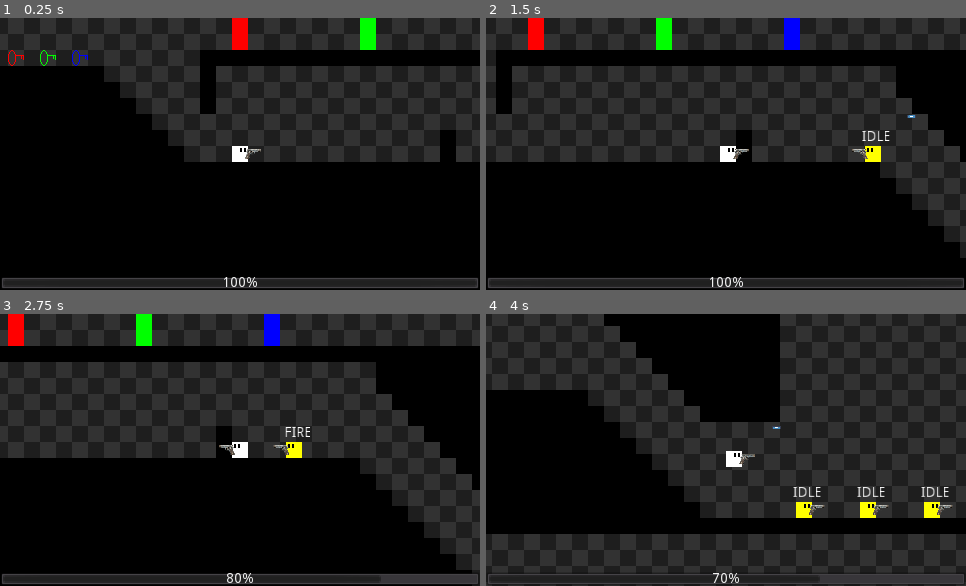
Above: before the commit, frames 1-4 (two rows, left to right).
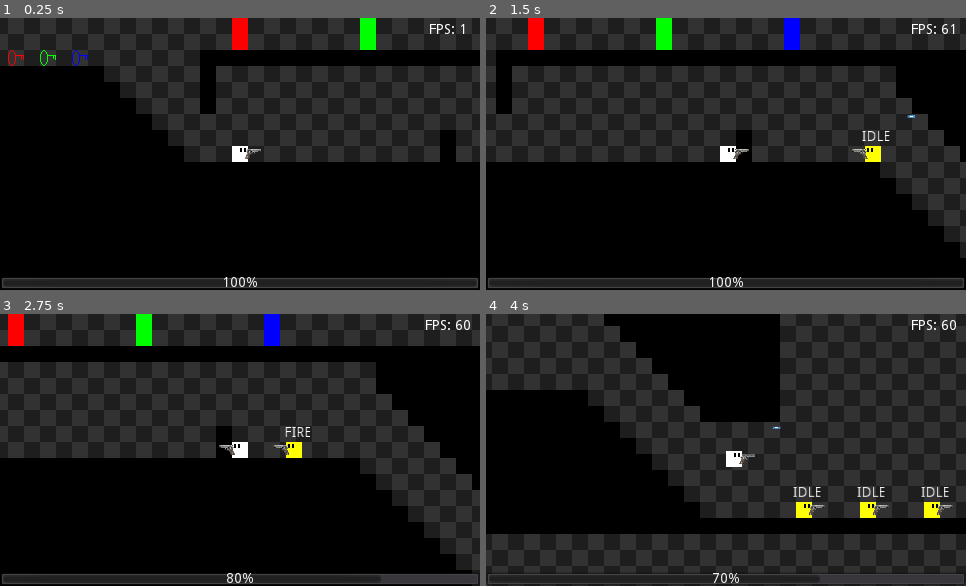
Above: after the commit, the same moments.

Repository: POtOSoftware/Project-Poop-Shit
Game: Godot game, scene res://Levels/dev.tscn
Same seed, same stepped clock (60 frames per second), same inputs: the game is played once before the commit and once after it. The engine's default icon, where the game draws it, is replaced by a stand-in: a white triangle on a blue panel in a dark square.
Inputs:
- Up to frame 1 (0.25 s): no input
- Up to frame 2 (1.5 s): tap Enter at 0.5 s; hold Ctrl (fire) 0.53-1.28 s; hold Right (move_right) from 0.53 s (still down); tap Up (jump) at 0.77 s; tap Ctrl (fire) at 1.35 s
- Up to frame 3 (2.75 s): tap Up (jump) at 1.52 s; release Right (move_right) at 2.03 s; hold Left (move_left) from 2.03 s (still down); hold Ctrl (fire) from 2.03 s (still down)
- Up to frame 4 (4 s): release Left (move_left) at 2.78 s; release Ctrl (fire) at 2.78 s; hold Right (move_right) from 2.78 s (still down); tap Ctrl (fire) at 2.85 s; tap Up (jump) at 3.02, 3.77 s; hold Ctrl (fire) from 3.53 s (still down)

The runs differ from the first frame. In frame 1, 0.1% of the frame differs, in the area x 89-97%, y 2-6%; in frame 2, 0.1%; in frame 3, 0.1%, in the area x 88-98%, y 2-6%; in frame 4, 0.1%.

Commit message:
add fps monitor
boy this is running terribly on my pc

Diff:
--- a/Global/Global.gd
+++ b/Global/Global.gd
@@ -20,10 +20,11 @@
 		print("## DEBUG MODE ENABLED ##")
 
 func _input(event):
-	if event.is_action_pressed("enable_debug_mode"):
+	if Input.is_action_just_pressed("enable_debug_mode"):
 		debug_build = !debug_build
 		if debug_build:
 			player.display_message("Debug mode enabled! Press ~/SELECT for debug menu")
+			print("## DEBUG MODE ENABLED ##")
 			yield(get_tree().create_timer(5), "timeout")
 			debug_accident = false
 		if not debug_build:
@@ -31,4 +32,4 @@
 				player.display_message("Disabled debug mode. Now stop touching your joystick!")
 			else:
 				player.display_message("Disabled debug mode.")
-		print("## DEBUG MODE ENABLED ##")
+		print("## DEBUG MODE DISABLED ##")
--- a/Player/Player.gd
+++ b/Player/Player.gd
@@ -63,6 +63,11 @@
 onready var animation = $AnimationPlayer
 onready var flippable = $Flippable
 
+# ui onreadeez nuts
+onready var ui_root = $UILayer/UI
+onready var debug_ui_root = $UILayer/DebugUI
+onready var debug_fps_monitor = $UILayer/DebugUI/FPSMonitor
+
 # key variables (not pretty but im too lazy to have a proper key pickup system)
 export var has_red_key : bool = false
 export var has_green_key : bool = false
@@ -111,8 +116,15 @@
 	is_flipped = value
 
 func _physics_process(delta):
+	if Global.debug_build:
+		debug_ui_root.visible = true
+		process_debug()
+	else:
+		debug_ui_root.visible = false
+
 	acc.x = 0
 
+	# TODO: Only update this when health is changed
 	health_bar.value = health
 
 	if health <= 0 and can_die:
@@ -183,7 +195,6 @@
 	vel += acc * delta
 	vel = move_and_slide(vel, Vector2.UP)
 
-
 func display_message(message : String):
 	message_label.text = message # Set message text to string specified in argument
 	animation.play("show_message") # I like this kinda text reveal animation
@@ -191,6 +202,8 @@
 	#yield(get_tree().create_timer(5), "timeout") # Wait 5 seconds before clearing message
 	#message_label.text = "" # Clear message
 
+func process_debug():
+	debug_fps_monitor.text = "FPS: " + str(Engine.get_frames_per_second())
 
 func calculate_gravity(p_max_jump_height, p_jump_duration):
 	# Calculates the desired gravity by looking at our jump height and jump duration
--- a/Player/Player.tscn
+++ b/Player/Player.tscn
@@ -207,6 +207,19 @@
 valign = 1
 percent_visible = 0.0
 
+[node name="DebugUI" type="Control" parent="UILayer"]
+anchor_right = 1.0
+anchor_bottom = 1.0
+
+[node name="FPSMonitor" type="Label" parent="UILayer/DebugUI"]
+anchor_left = 1.0
+anchor_right = 1.0
+margin_left = -64.0
+margin_bottom = 24.0
+text = "FPS: 000"
+align = 1
+valign = 1
+
 [node name="MessageTimer" type="Timer" parent="."]
 wait_time = 5.0
 
